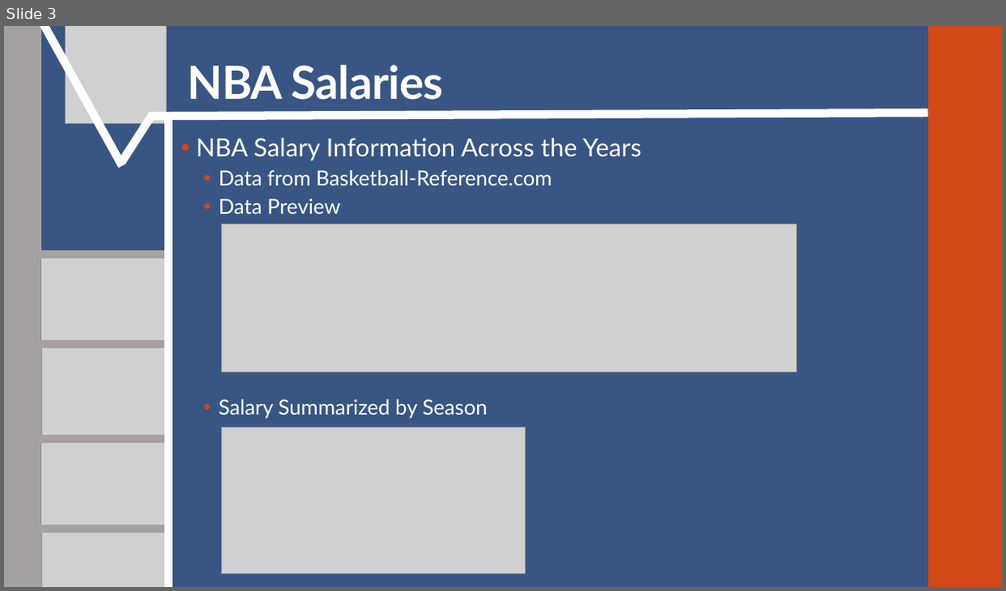
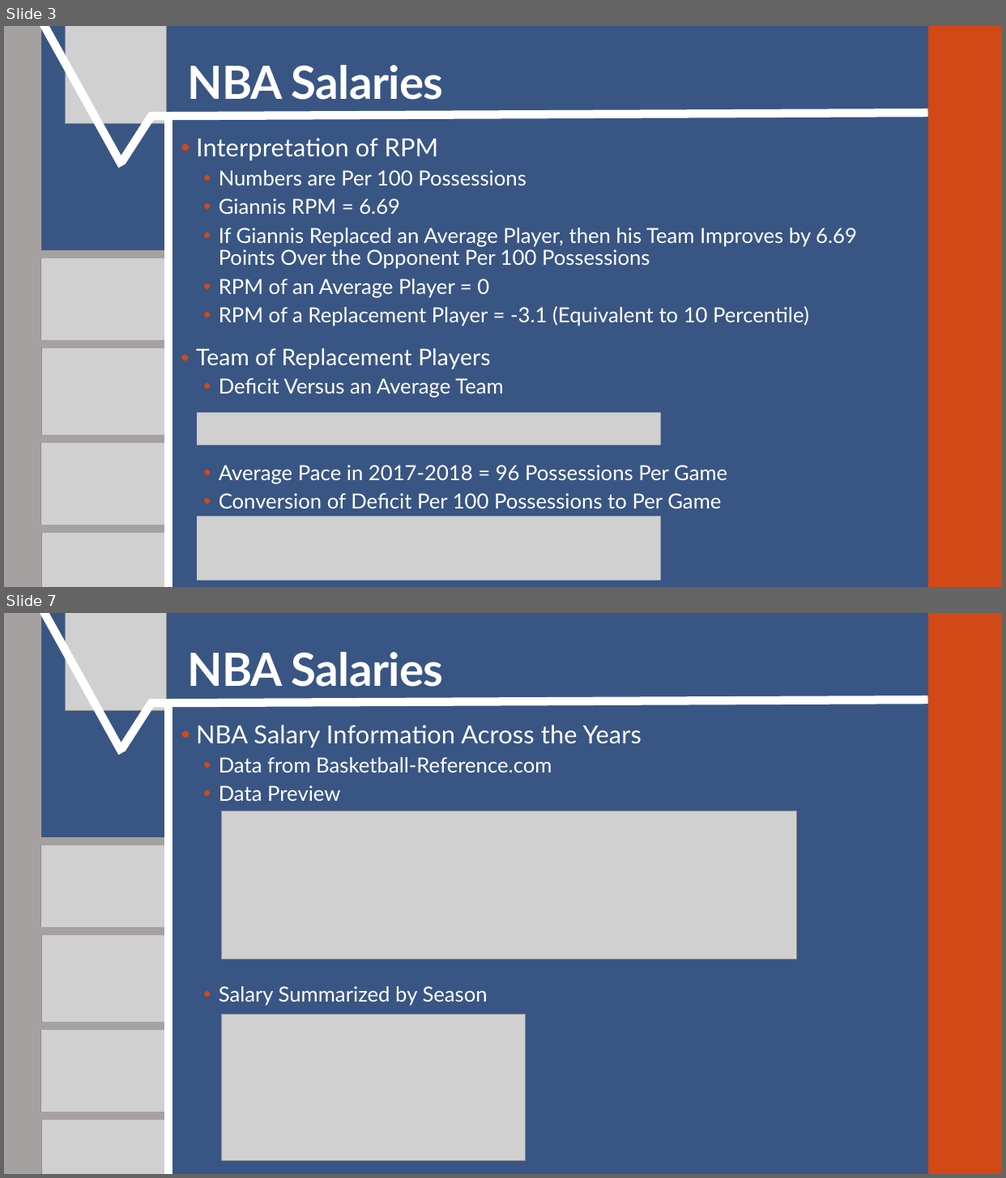
Before and after one commit to SuperMarioGiacomazzo/STOR538_WEBSITE, a slide deck: Slides/Basketball 4/Basketball_4_Lecture.pptx. Shown one above the other, each under a label of ours: slide 3 before the commit, slides 3 and 7 after it; the slides between them are not shown. The pictures are 1006x591 and 1006x1178 pixels, drawn with LibreOffice and Linux fonts; fonts in the diff are those of the drawing; grey boxes stand for pictures. Boxes give left, top, right and bottom in pixels: in the first picture for what was removed or moved away, otherwise in the second. Text is boxed around its words. In the diff, an @@ line names an element or a change of style, - is before the commit and + after.

```diff
--- a/Slides/Basketball 4/Basketball_4_Lecture.pptx
+++ b/Slides/Basketball 4/Basketball_4_Lecture.pptx
@@ slide 3 added at (4,26,1002,587), background #395583; not listed: 2 template elements that a slide beside it also shows @@
@@ line added from (40, 26) to (122, 166), #FFFFFF 8 pt @@
@@ picture added at (65,26,166,123) @@
@@ title added at (187,65,444,100), 44 pt, text #FFFFFF, bold @@
+NBA Salaries
@@ line added from (122, 161) to (152, 115), #FFFFFF 8 pt @@
@@ line added from (149, 116) to (928, 113), #FFFFFF 8 pt @@
@@ line added from (168, 587) to (168, 115), #FFFFFF 8 pt @@
@@ text added at (196,138,857,509), 20 pt, text #FFFFFF @@
+• Interpretation of RPM
+  • Numbers are Per 100 Possessions
+  • Giannis RPM = 6.69
+  • If Giannis Replaced an Average Player, then his Team Improves by 6.69 Points Over the Opponent Per 100 Possessions
+  • RPM of an Average Player = 0
+  • RPM of a Replacement Player = -3.1 (Equivalent to 10 Percentile)
+• Team of Replacement Players
+  • Deficit Versus an Average Team
+  • Average Pace in 2017-2018 = 96 Possessions Per Game
+  • Conversion of Deficit Per 100 Possessions to Per Game
@@ line added from (35, 254) to (165, 254), #A6A1A1 8 pt @@
@@ picture added at (40,257,172,348) @@
@@ line added from (34, 344) to (164, 344), #A6A1A1 8 pt @@
@@ picture added at (41,348,172,439) @@
@@ picture added at (197,413,661,446) @@
@@ line added from (35, 439) to (165, 439), #A6A6A6 8 pt @@
@@ line added from (35, 439) to (165, 439), #A6A1A1 8 pt @@
@@ picture added at (40,442,172,533) @@
@@ line added from (34, 529) to (164, 529), #A6A1A1 8 pt @@
@@ picture added at (41,533,172,587) @@
@@ picture added at (197,516,661,581) @@
@@ what was slide 3 is now slide 7 @@
```
Also in this commit, not shown: 7 slides changed, 4 other slides added, 5 slides removed, 5 other files.
